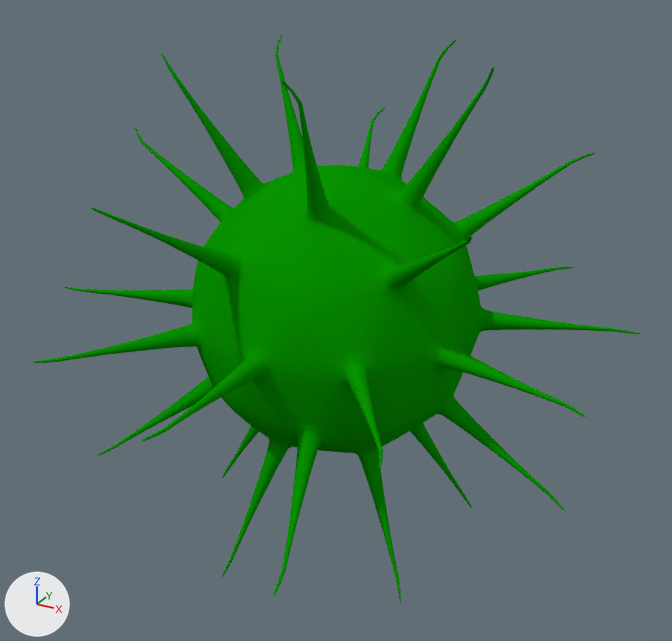
The Blender file BlenderModels/macrophage.blend, before and after one commit.
Rendered twice from a camera (50 mm lens) standing at (2.76, -5.01, 2.42) and looking at (0.02, -0.03, -0.07). Lighting does not change. The marker at lower left points along +X, +Y and +Z.
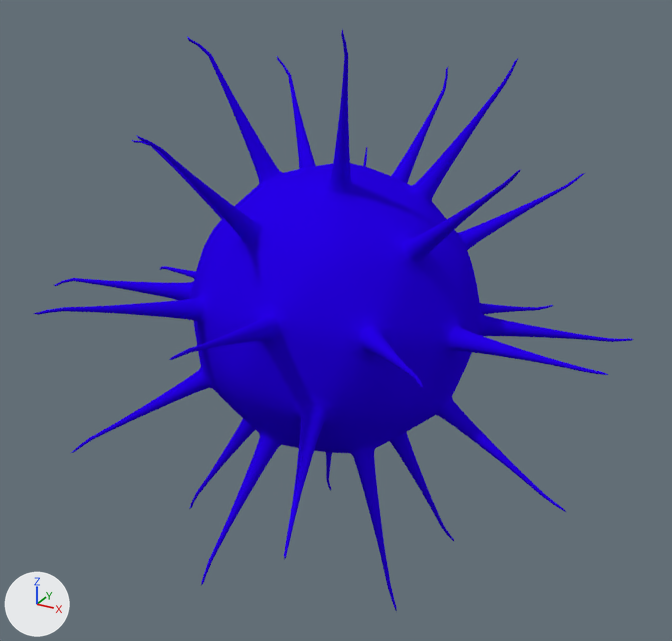
Boxes [x1, y1, x2, y2] around the edits, measured in the pictures (672 x 641 px):
'Icosphere', recoloured, turned (green to blue)
    before: [31, 32, 640, 603]
    after: [33, 29, 633, 611]

What the commit changed:
Material 'Material' (mat_material) is new.
Its base color is (0.0204, 0.0, 0.8) (blue #2700e7).
me_icosphere_004 has 1500 vertices, 1502 faces and spans x -1.87..1.87, y -1.97..1.97, z -1.68..1.68.
me_icosphere_004 no longer uses material mat_macrophage (green #099700).
me_icosphere_004 now uses material mat_material (blue #2700e7).
Object 'Icosphere' (ob_icosphere) turns from (0, 0, 0) to (-34, -69, 0) degrees about x, y and z.
